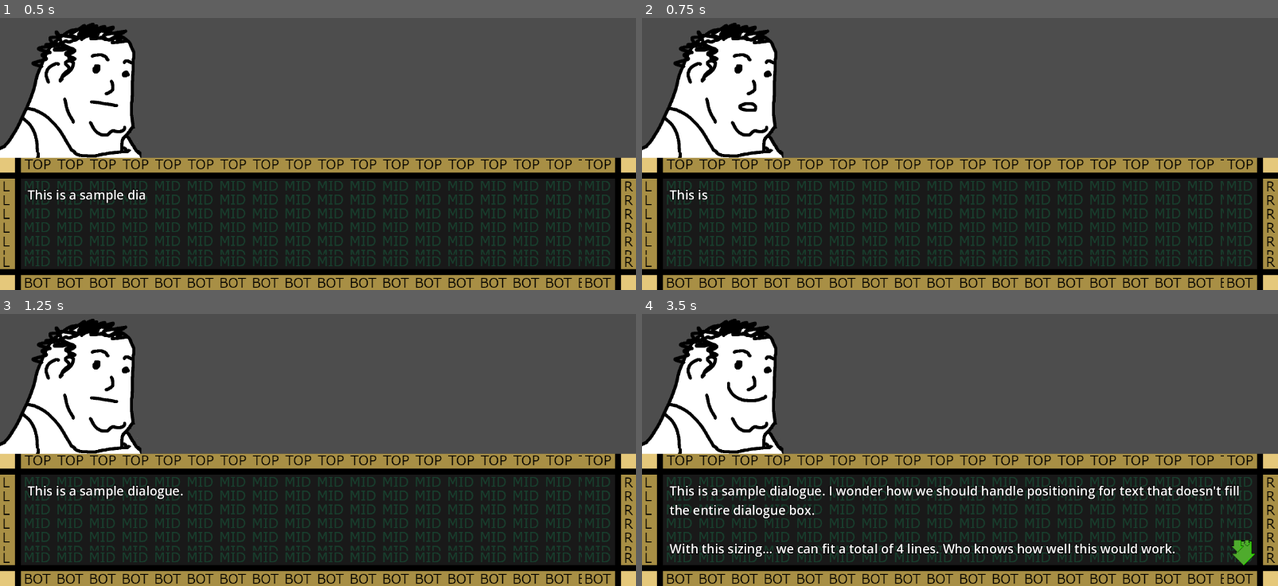
Above: before the commit, frames 1-4 (two rows, left to right).
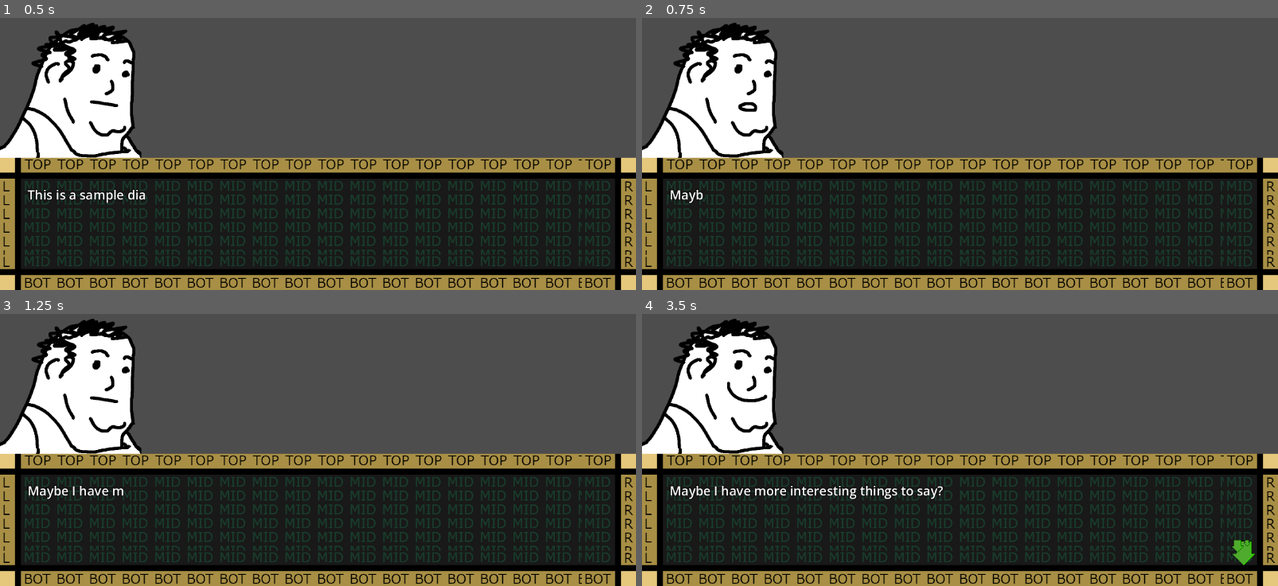
Above: after the commit, the same moments.

Repository: SamBumgardner/godot-4-dialogue-cutscene
Game: Godot game, scene res://Dialogue/BottomDialogueBox.tscn
Two runs of this game, one before a commit and one after it. Both use one fixed random seed, a clock stepped at 60 frames per second and the inputs below. The project has no main scene, so this scene is started directly.
Inputs:
- Up to frame 1 (0.5 s): no input
- Up to frame 2 (0.75 s): tap Enter (ui_accept) at 0.5 s; hold Enter (ui_accept) from 0.53 s (still down)
- Up to frame 3 (1.25 s): keep holding Enter (ui_accept)
- Up to frame 4 (3.5 s): release Enter (ui_accept) at 1.28 s; tap Enter (ui_accept) at 1.35, 1.52, 1.82, 2.85, 3.02, 3.32 s; hold Enter (ui_accept) 2.03-2.78 s

Frame 1 is identical in both runs. In frame 2, 0.1% of the frame differs, in the area x 4-11%, y 62-69%; in frame 3, 0.5%; in frame 4, 3.6%, in the area x 4-94%, y 62-90%.

Commit message:
first steps toward dialogue cutscenes

Diff:
--- a/Dialogue/BottomDialogueBox.gd
+++ b/Dialogue/BottomDialogueBox.gd
@@ -3,7 +3,11 @@
 const SEC_PER_CHAR : float = .050
 const END_OF_SENTENCE_PAUSE : float = .15
 
+@export var character_0 : DialogueCharacter
+@export var character_1 : DialogueCharacter
+
 @onready var dialogue_label : Label = $NinePatchRect/TextAnchor/Dialogue
+@onready var audio_stream_randomizer = $NinePatchRect/TextAnchor/Dialogue/AudioStreamPlayer.stream
 @onready var text_appear_tween : Tween
 
 var dialogue_units : Array[DialogueUnit] = []
@@ -13,9 +17,18 @@
 
 |1|With this sizing|.15,0,1,neutral|...|1| we can fit a total of 4 lines. Who knows how well this would work."
 
+var dialogue_script : PackedStringArray
+var current_script_i : int
+
 # Called when the node enters the scene tree for the first time.
 func _ready():
-	_display_dialogue(dialogue_text)
+	$NinePatchRect/DialogueEdgeAnchor/AnimatedPortrait.sprite_frames = character_0.animations
+	audio_stream_randomizer.add_stream(0, character_0.voice, 1)
+
+	dialogue_script = PackedStringArray([dialogue_text, "|1|Maybe I have more interesting things to say?", "|3|I don't think so."])
+	current_script_i = 0
+
+	_display_dialogue(dialogue_script[current_script_i])
 
 func _input(event):
 	if event.is_action_pressed("ui_accept"):
@@ -25,7 +38,8 @@
 	if text_appear_tween != null and text_appear_tween.is_running():
 		text_appear_tween.custom_step(1000)
 	elif text_appear_tween != null and !text_appear_tween.is_running():
-		_display_dialogue(dialogue_text)
+		current_script_i = (current_script_i + 1) % dialogue_script.size()
+		_display_dialogue(dialogue_script[current_script_i])
 
 func _display_dialogue(text : String) -> void:
 	$NinePatchRect/DialogueAdvanceArrow.hide()
--- a/Dialogue/BottomDialogueBox.tscn
+++ b/Dialogue/BottomDialogueBox.tscn
@@ -1,10 +1,11 @@
-[gd_scene load_steps=8 format=3 uid="uid://c3an4qnehl8ga"]
+[gd_scene load_steps=9 format=3 uid="uid://c3an4qnehl8ga"]
 
 [ext_resource type="Texture2D" uid="uid://dnkl2ckxikvtq" path="res://Dialogue/art/NinePatchRect.png" id="1_o4v27"]
 [ext_resource type="Script" path="res://Dialogue/BottomDialogueBox.gd" id="1_xwk3p"]
+[ext_resource type="Resource" uid="uid://cod50x8i372ve" path="res://Dialogue/data/DialogueCharacter_Gerald.tres" id="2_j34pt"]
 [ext_resource type="SpriteFrames" uid="uid://be8l72qxbjduy" path="res://Dialogue/art/character_frames.tres" id="2_us6tt"]
 [ext_resource type="Script" path="res://Dialogue/Dialogue.gd" id="4_ccsuf"]
-[ext_resource type="AudioStream" uid="uid://wv708m68fre2" path="res://Dialogue/sound/new_audio_stream_randomizer.tres" id="5_vjy6w"]
+[ext_resource type="AudioStream" uid="uid://wv708m68fre2" path="res://Dialogue/sound/default_voice_randomizer.tres" id="6_3ljc8"]
 [ext_resource type="Texture2D" uid="uid://stwbcecneeas" path="res://Dialogue/art/dialogue_advance_arrow.png" id="6_cdbkq"]
 [ext_resource type="Script" path="res://Dialogue/DialogueAdvanceArrow.gd" id="7_asfij"]
 
@@ -16,6 +17,7 @@
 grow_horizontal = 2
 grow_vertical = 2
 script = ExtResource("1_xwk3p")
+character_0 = ExtResource("2_j34pt")
 
 [node name="NinePatchRect" type="NinePatchRect" parent="."]
 custom_minimum_size = Vector2(0, 240)
@@ -75,7 +77,7 @@
 script = ExtResource("4_ccsuf")
 
 [node name="AudioStreamPlayer" type="AudioStreamPlayer" parent="NinePatchRect/TextAnchor/Dialogue"]
-stream = ExtResource("5_vjy6w")
+stream = ExtResource("6_3ljc8")
 volume_db = -14.023
 
 [node name="DialogueAdvanceArrow" type="TextureRect" parent="NinePatchRect"]
--- a/Dialogue/Dialogue.gd
+++ b/Dialogue/Dialogue.gd
@@ -1,6 +1,5 @@
 extends Label
 
-@onready var dialogue_randomizer = preload("res://Dialogue/sound/new_audio_stream_randomizer.tres")
 var not_whitespace_regex : RegEx = RegEx.new()
 
 
--- /dev/null
+++ b/Dialogue/DialogueCharacter.gd
@@ -0,0 +1,7 @@
+extends Resource
+
+class_name DialogueCharacter
+
+@export var name : String
+@export var animations : SpriteFrames
+@export var voice : AudioStream
--- /dev/null
+++ b/Dialogue/data/DialogueCharacter_Cameron.tres
@@ -0,0 +1,11 @@
+[gd_resource type="Resource" script_class="DialogueCharacter" load_steps=4 format=3 uid="uid://cixeuftx5vt2p"]
+
+[ext_resource type="Script" path="res://Dialogue/DialogueCharacter.gd" id="1_2yd7s"]
+[ext_resource type="SpriteFrames" uid="uid://dhrqrcwjbdat" path="res://Dialogue/art/character_2_frames.tres" id="1_6luaf"]
+[ext_resource type="AudioStream" uid="uid://chxc312xjvjma" path="res://Dialogue/sound/voice_blip_high.wav" id="3_kxiur"]
+
+[resource]
+script = ExtResource("1_2yd7s")
+name = "Cameron"
+animations = ExtResource("1_6luaf")
+voice = ExtResource("3_kxiur")
--- /dev/null
+++ b/Dialogue/data/DialogueCharacter_Gerald.tres
@@ -0,0 +1,11 @@
+[gd_resource type="Resource" script_class="DialogueCharacter" load_steps=4 format=3 uid="uid://cod50x8i372ve"]
+
+[ext_resource type="SpriteFrames" uid="uid://be8l72qxbjduy" path="res://Dialogue/art/character_frames.tres" id="1_sw7di"]
+[ext_resource type="Script" path="res://Dialogue/DialogueCharacter.gd" id="2_0hp63"]
+[ext_resource type="AudioStream" uid="uid://c8vb06cukmari" path="res://Dialogue/sound/voice_blip_low.wav" id="3_pseda"]
+
+[resource]
+script = ExtResource("2_0hp63")
+name = "Gerald"
+animations = ExtResource("1_sw7di")
+voice = ExtResource("3_pseda")
--- /dev/null
+++ b/Dialogue/sound/default_voice_randomizer.tres
@@ -0,0 +1,3 @@
+[gd_resource type="AudioStreamRandomizer" format=3 uid="uid://wv708m68fre2"]
+
+[resource]
--- a/Dialogue/sound/new_audio_stream_randomizer.tres
+++ /dev/null
@@ -1,8 +0,0 @@
-[gd_resource type="AudioStreamRandomizer" load_steps=2 format=3 uid="uid://wv708m68fre2"]
-
-[ext_resource type="AudioStream" uid="uid://c8vb06cukmari" path="res://Dialogue/sound/voice_blip_low.wav" id="1_vp3ip"]
-
-[resource]
-streams_count = 1
-stream_0/stream = ExtResource("1_vp3ip")
-stream_0/weight = 1.0
